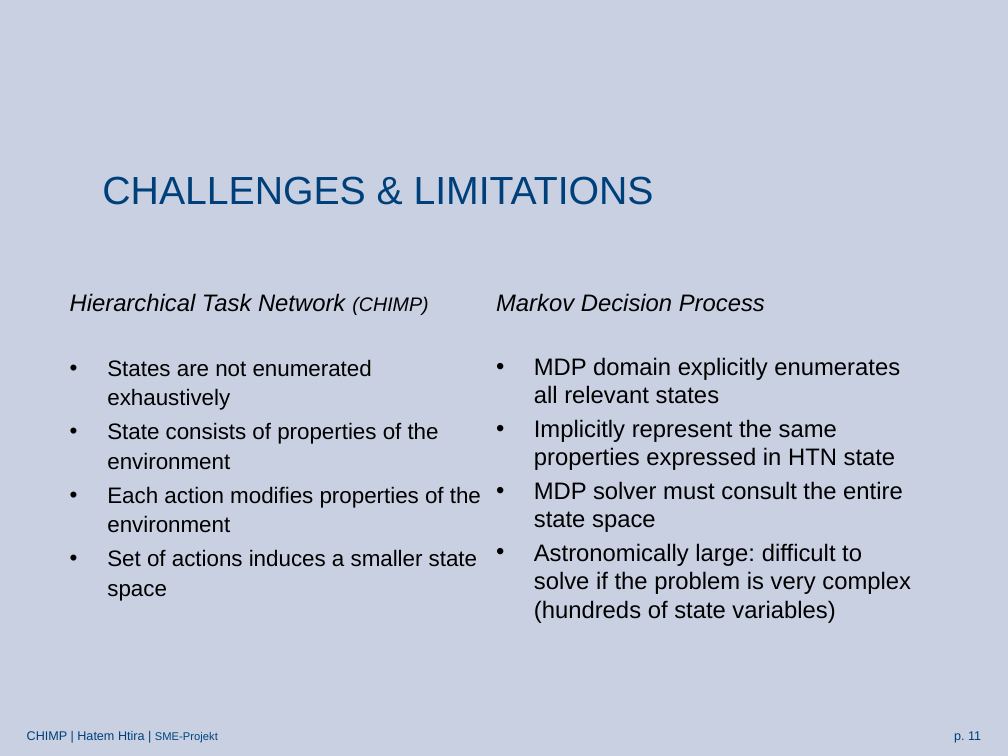
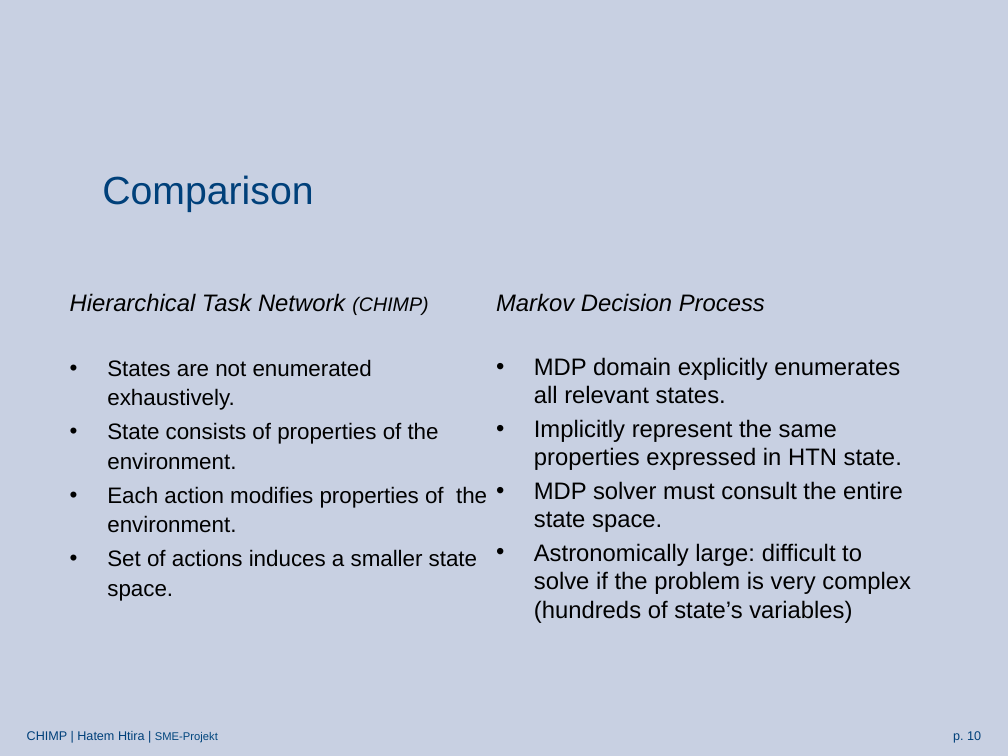
Before and after one commit to htiraHatem/CHIMP_MDP, a slide deck: slide 10 of HTN2MDP presentation.pptx (slide 11 before the commit). Drawn at 1008x756 pixels with LibreOffice and Linux fonts; fonts in the diff are those of the drawing; background and template pictures are left out. Boxes give left, top, right and bottom in pixels: in the first picture for what was removed or moved away, otherwise in the second. Text is boxed around its words. In the diff, an @@ line names an element or a change of style, - is before the commit and + after.

Commit message:
last version ppt

```diff
--- a/HTN2MDP presentation.pptx
+++ b/HTN2MDP presentation.pptx
@@ title at bbox=[102, 175, 313, 212]: text changed @@
-CHALLENGES & LIMITATIONS
+Comparison
@@ text at bbox=[107, 359, 487, 601]: text changed @@
-• States are not enumerated exhaustively
-• State consists of properties of the environment
-• Each action modifies properties of the environment
-• Set of actions induces a smaller state space
+• States are not enumerated exhaustively.
+• State consists of properties of the environment.
+• Each action modifies properties of the environment.
+• Set of actions induces a smaller state space.
@@ text at bbox=[534, 357, 911, 623]: text changed @@
-• MDP domain explicitly enumerates all relevant states
-• Implicitly represent the same properties expressed in HTN state
-• MDP solver must consult the entire state space
-• Astronomically large: difficult to solve if the problem is very complex (hundreds of state variables)
+• MDP domain explicitly enumerates all relevant states.
+• Implicitly represent the same properties expressed in HTN state.
+• MDP solver must consult the entire state space.
+• Astronomically large: difficult to solve if the problem is very complex (hundreds of state’s variables)
@@ page number at bbox=[953, 731, 981, 743]: text changed @@
-p. 11
+p. 10
```
Also in this commit, not shown: 14 other slides changed, 1 slide removed.
